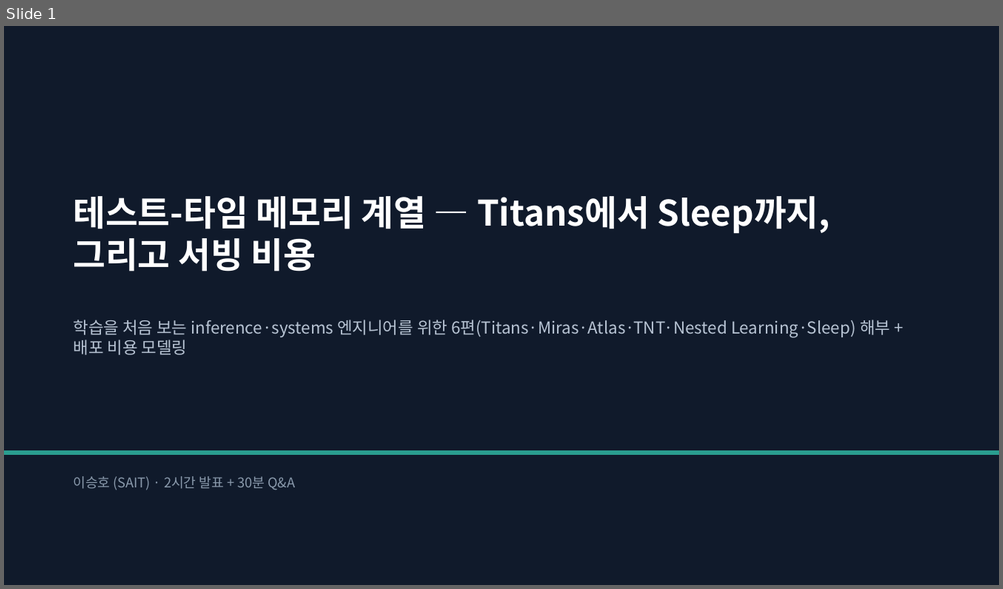
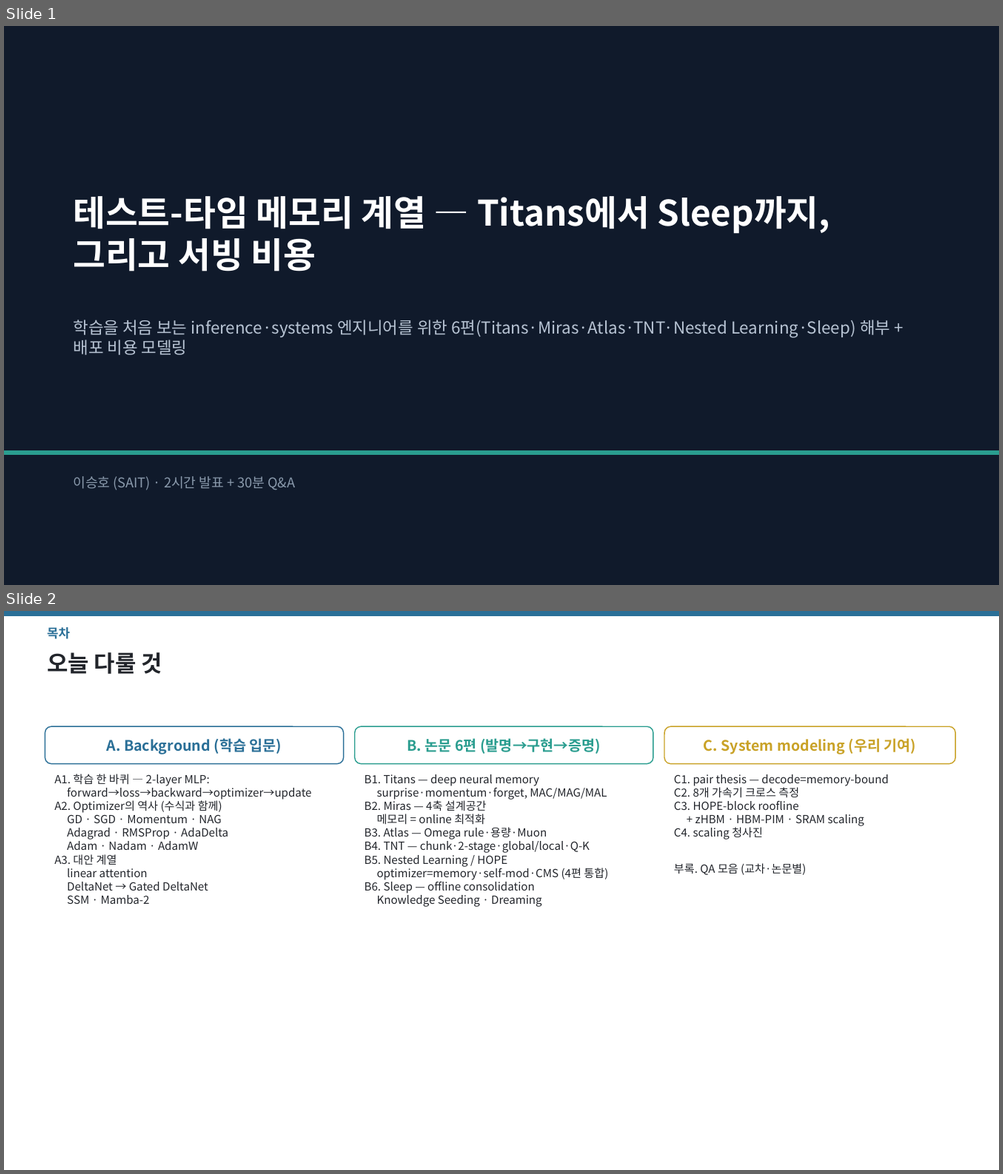
Before and after one commit to jimmylegendary/neural-memory-study, a slide deck: seminar/TTT-seminar.pptx. Shown one above the other, each under a label of ours: slide 1 before the commit, slides 1 and 2 after it. The pictures are 1003x589 and 1003x1174 pixels, drawn with LibreOffice and Linux fonts; fonts in the diff are those of the drawing. Boxes give left, top, right and bottom in pixels: in the first picture for what was removed or moved away, otherwise in the second. Text is boxed around its words. In the diff, an @@ line names an element or a change of style, - is before the commit and + after.

```diff
--- a/seminar/TTT-seminar.pptx
+++ b/seminar/TTT-seminar.pptx
@@ slide 2 added at bbox=[4, 611, 999, 1170], background #FFFFFF @@
@@ rectangle added at bbox=[4, 611, 999, 615], fill #2A6F97, outline #2A6F97 1 pt @@
@@ text added at bbox=[47, 627, 70, 639], 12 pt, text #2A6F97, bold @@
+목차
@@ text added at bbox=[47, 652, 162, 674], 22 pt, text #22252B, bold @@
+오늘 다룰 것
@@ rounded rectangle added at bbox=[45, 726, 344, 764], fill #FFFFFF, outline #2A6F97 1 pt, 14 pt, text #2A6F97, bold @@
+A. Background (학습 입문)
@@ rounded rectangle added at bbox=[355, 726, 653, 764], fill #FFFFFF, outline #2A9D8F 1 pt, 14 pt, text #2A9D8F, bold @@
+B. 논문 6편 (발명→구현→증명)
@@ rounded rectangle added at bbox=[664, 726, 956, 764], fill #FFFFFF, outline #C9A227 1 pt, 14 pt, text #C9A227, bold @@
+C. System modeling (우리 기여)
@@ text added at bbox=[54, 774, 311, 904], 10.8 pt, text #22252B @@
+A1. 학습 한 바퀴 — 2-layer MLP:
+forward→loss→backward→optimizer→update
+A2. Optimizer의 역사 (수식과 함께)
+GD · SGD · Momentum · NAG
+Adagrad · RMSProp · AdaDelta
+Adam · Nadam · AdamW
+A3. 대안 계열
+linear attention
+DeltaNet → Gated DeltaNet
+SSM · Mamba-2
@@ text added at bbox=[364, 775, 608, 907], 10.8 pt, text #22252B @@
+B1. Titans — deep neural memory
+surprise·momentum·forget, MAC/MAG/MAL
+B2. Miras — 4축 설계공간
+메모리 = online 최적화
+B3. Atlas — Omega rule·용량·Muon
+B4. TNT — chunk·2-stage·global/local·Q-K
+B5. Nested Learning / HOPE
+optimizer=memory·self-mod·CMS (4편 통합)
+B6. Sleep — offline consolidation
+Knowledge Seeding · Dreaming
@@ text added at bbox=[674, 775, 888, 875], 10.8 pt, text #22252B @@
+C1. pair thesis — decode=memory-bound
+C2. 8개 가속기 크로스 측정
+C3. HOPE-block roofline
++ zHBM · HBM-PIM · SRAM scaling
+C4. scaling 청사진
+부록. QA 모음 (교차·논문별)
```
Also in this commit, not shown: 12 other slides added, 1 slide removed, 7 other files.
